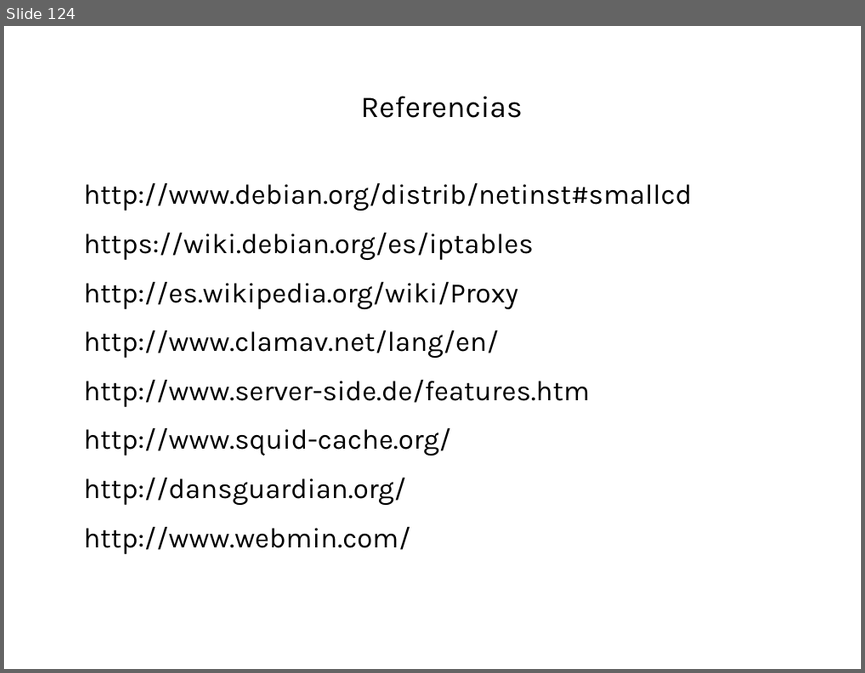
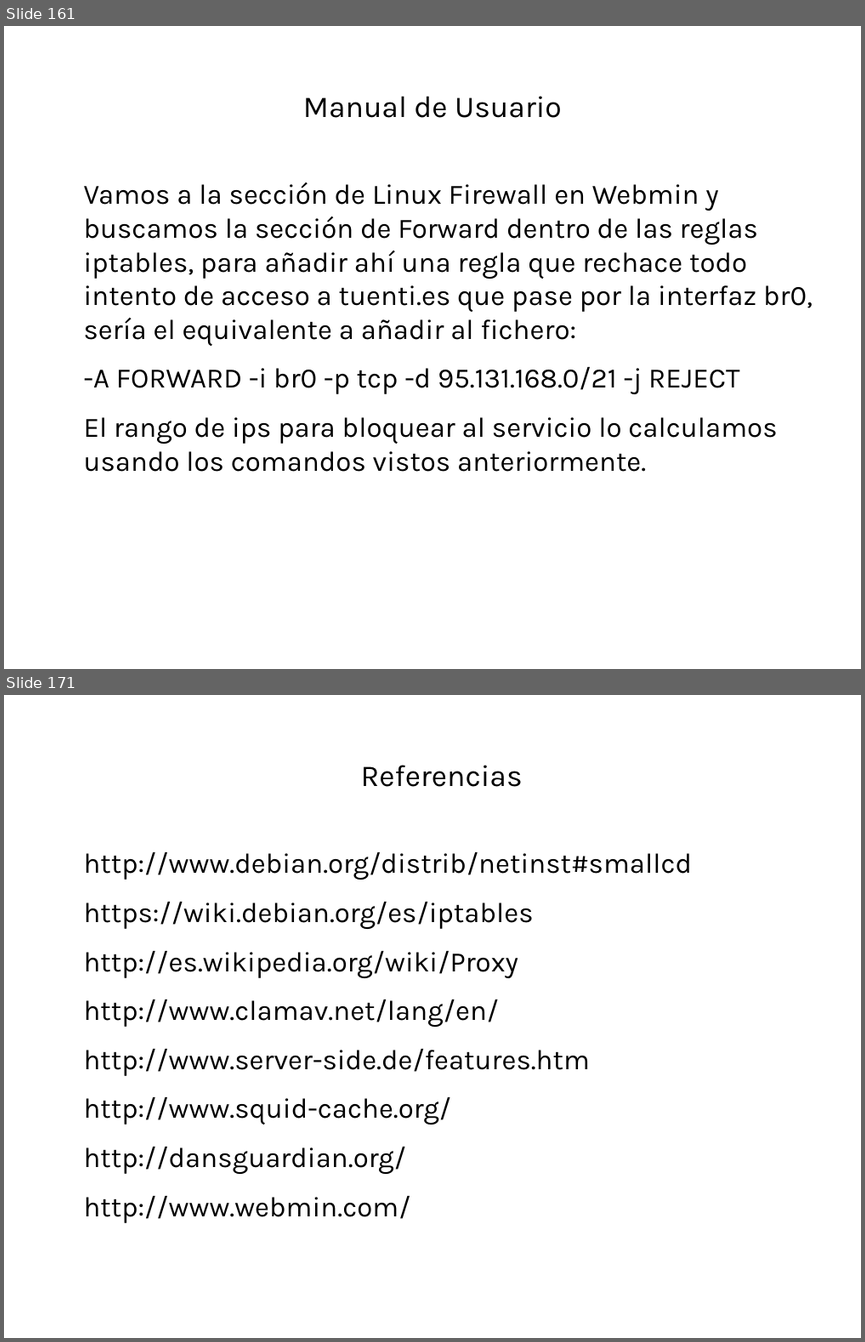
Before and after one commit to robertord/Ecoraee, a slide deck: Presentaciones/PresentacionApliance.odp. Shown one above the other, each under a label of ours: slide 124 before the commit, slides 161 and 171 after it; the slides between them are not shown. The pictures are 865x673 and 865x1342 pixels, drawn with LibreOffice and Linux fonts; fonts in the diff are those of the drawing; background and template pictures are left out. Boxes give left, top, right and bottom in pixels: in the first picture for what was removed or moved away, otherwise in the second. Text is boxed around its words. In the diff, an @@ line names an element or a change of style, - is before the commit and + after.

```diff
--- a/Presentaciones/PresentacionApliance.odp
+++ b/Presentaciones/PresentacionApliance.odp
@@ slide 161 added at [4,26,861,669], background #FFFFFF @@
@@ title added at [303,96,562,118], 28 pt, text #000000 @@
+Manual de Usuario
@@ text added at [84,182,812,471], 26 pt, text #000000 @@
+Vamos a la sección de Linux Firewall en Webmin y buscamos la sección de Forward dentro de las reglas iptables, para añadir ahí una regla que rechace todo intento de acceso a tuenti.es que pase por la interfaz br0, sería el equivalente a añadir al fichero:
+-A FORWARD -i br0 -p tcp -d 95.131.168.0/21 -j REJECT
+El rango de ips para bloquear al servicio lo calculamos usando los comandos vistos anteriormente.
@@ what was slide 124 is now slide 171 @@
```
Also in this commit, not shown: 1 slide changed, 46 other slides added, 1 other file.
